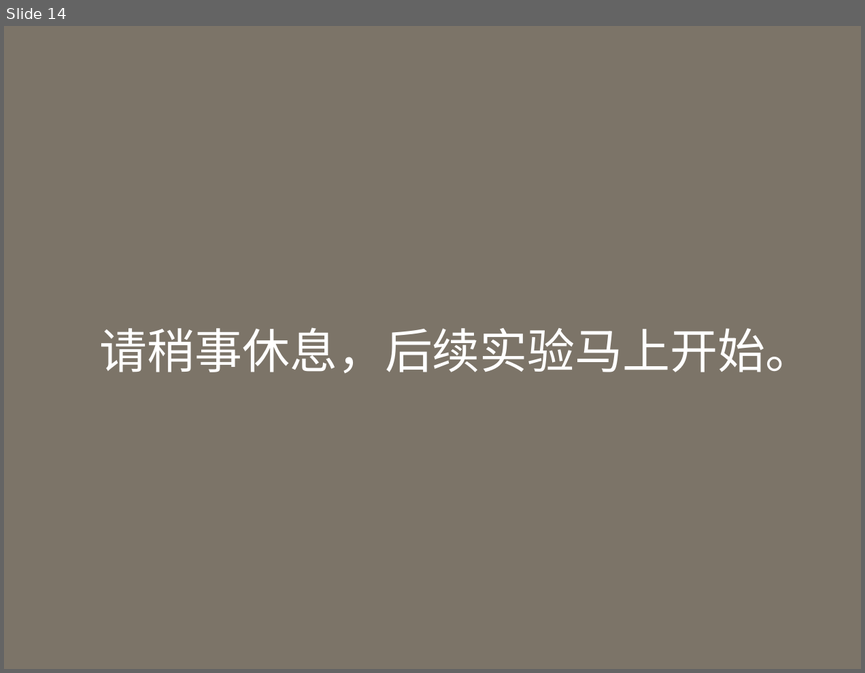
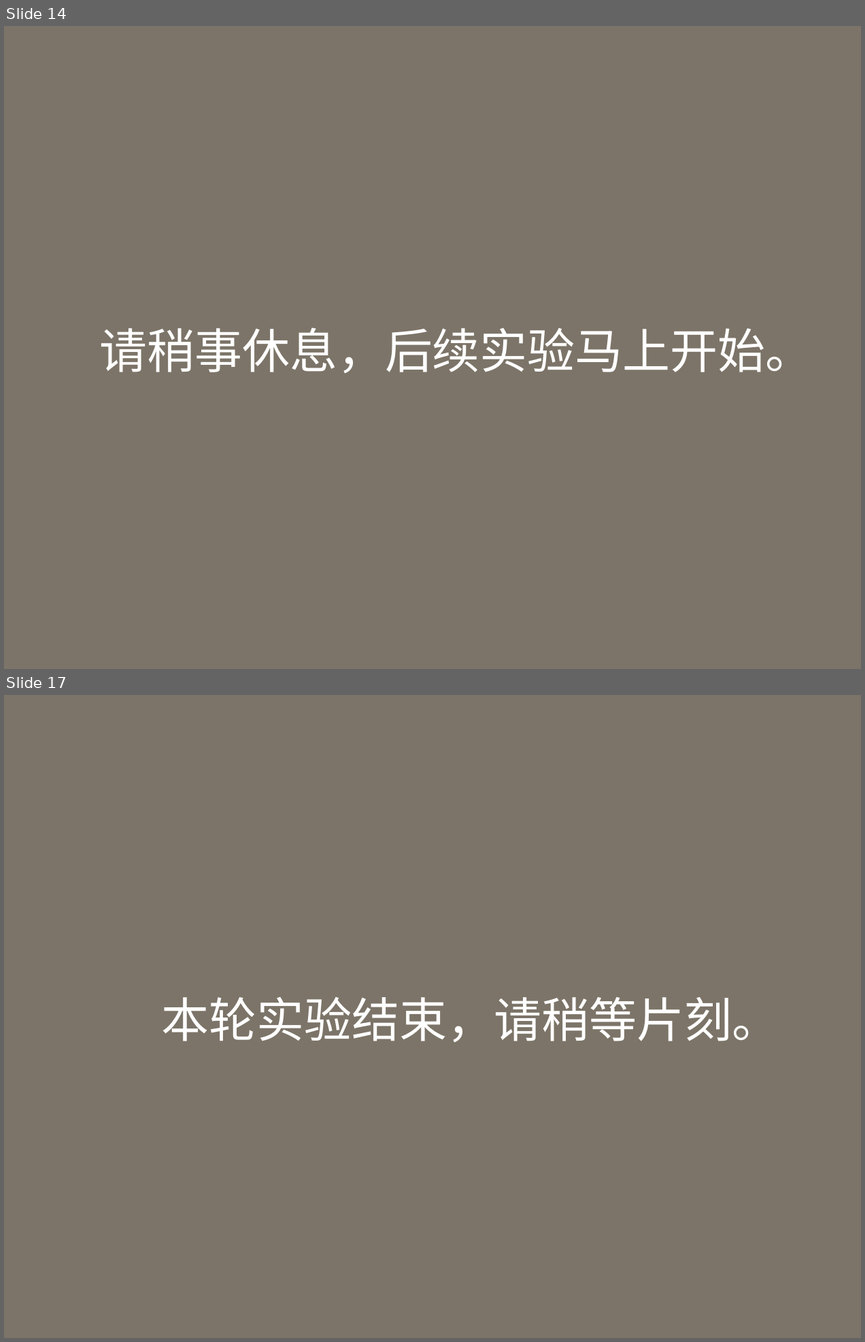
Before and after one commit to Yuxuan-Dai-psycho/NaturalVisionProject, a slide deck: object/instruction/instruction.pptx. Shown one above the other, each under a label of ours: slide 14 before the commit, slides 14 and 17 after it; the slides between them are not shown. The pictures are 865x673 and 865x1342 pixels, drawn with LibreOffice and Linux fonts; fonts in the diff are those of the drawing. Boxes give left, top, right and bottom in pixels: in the first picture for what was removed or moved away, otherwise in the second. Text is boxed around its words. In the diff, an @@ line names an element or a change of style, - is before the commit and + after.

```diff
--- a/object/instruction/instruction.pptx
+++ b/object/instruction/instruction.pptx
@@ slide 17 added at (4,695,861,1338), background #7C7468 @@
@@ text added at (161,997,779,1042), 40 pt, text #FFFFFF @@
+本轮实验结束，请稍等片刻。
```
Also in this commit, not shown: 2 other slides added, 3 other files.
